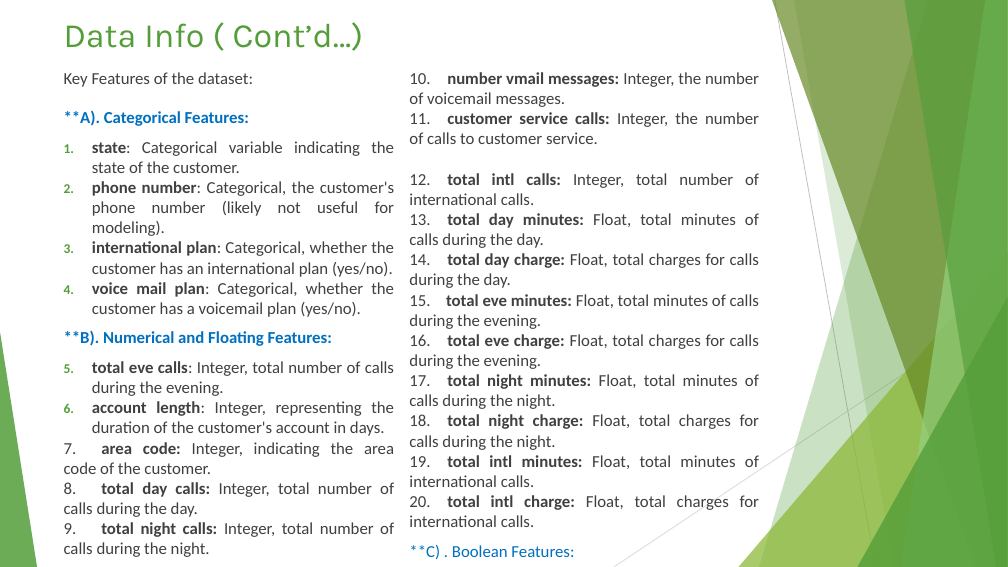
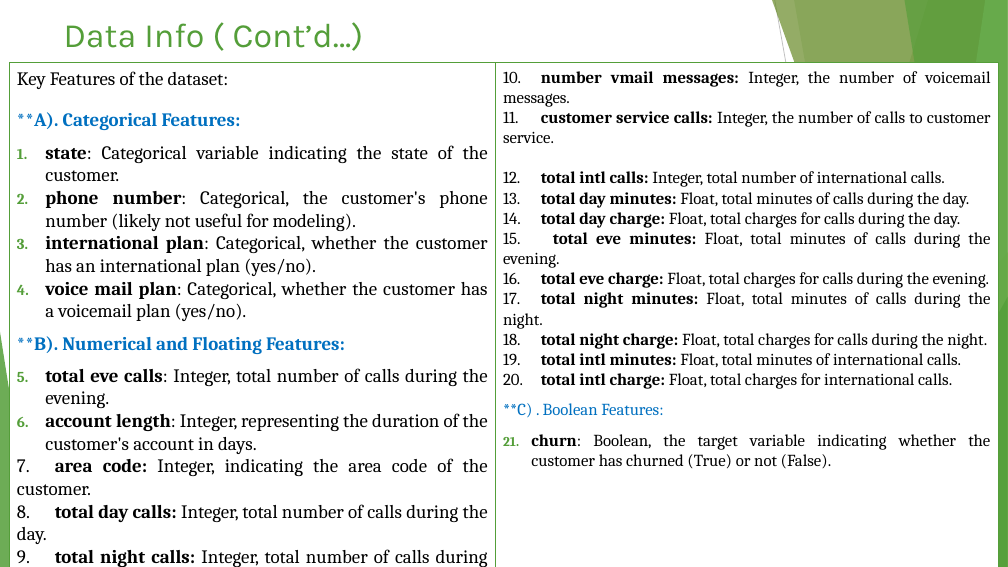
Before and after one commit to Mosota-Kemunto-Gladys-2020/Gladys_phase_3_project, a slide deck: slide 10 of SyriaTel_Churn_Powerpoint Presentation.pptx. Drawn at 1008x567 pixels with LibreOffice and Linux fonts; fonts in the diff are those of the drawing. Boxes give left, top, right and bottom in pixels: in the first picture for what was removed or moved away, otherwise in the second. Text is boxed around its words. In the diff, an @@ line names an element or a change of style, - is before the commit and + after.

```diff
--- a/SyriaTel_Churn_Powerpoint Presentation.pptx
+++ b/SyriaTel_Churn_Powerpoint Presentation.pptx
@@ text "Key Features of the dataset:" resized from (x1=64, y1=72, x2=394, y2=554) to (x1=9, y1=63, x2=495, y2=567) @@
@@ text "Key Features of the dataset:" at (x1=9, y1=63, x2=495, y2=567): size 16 to 18 pt, font Calibri to Cambria, text colour #404040 to #000000; fill none to #FFFFFF; outline none to #549E39 1.5 pt @@
@@ text "10. number vmail messages: Integer, ..." resized from (x1=409, y1=72, x2=759, y2=527) to (x1=495, y1=63, x2=998, y2=567) @@
@@ text "10. number vmail messages: Integer, ..." at (x1=495, y1=63, x2=998, y2=567): font Calibri to Cambria, text colour #404040 to #000000; fill none to #FFFFFF; outline none to #549E39 1.5 pt @@
```
Also in this commit, not shown: 5 other slides changed, 1 other file.
